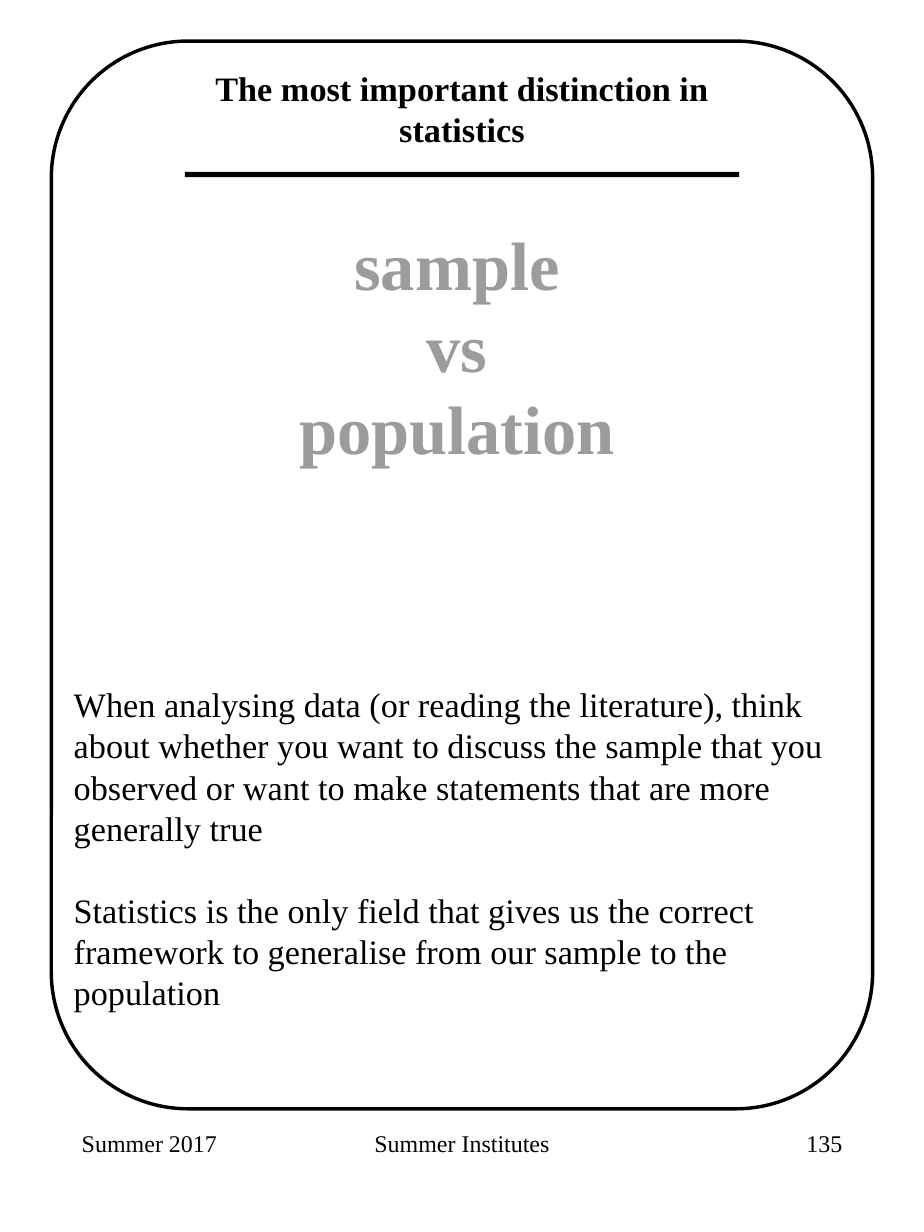
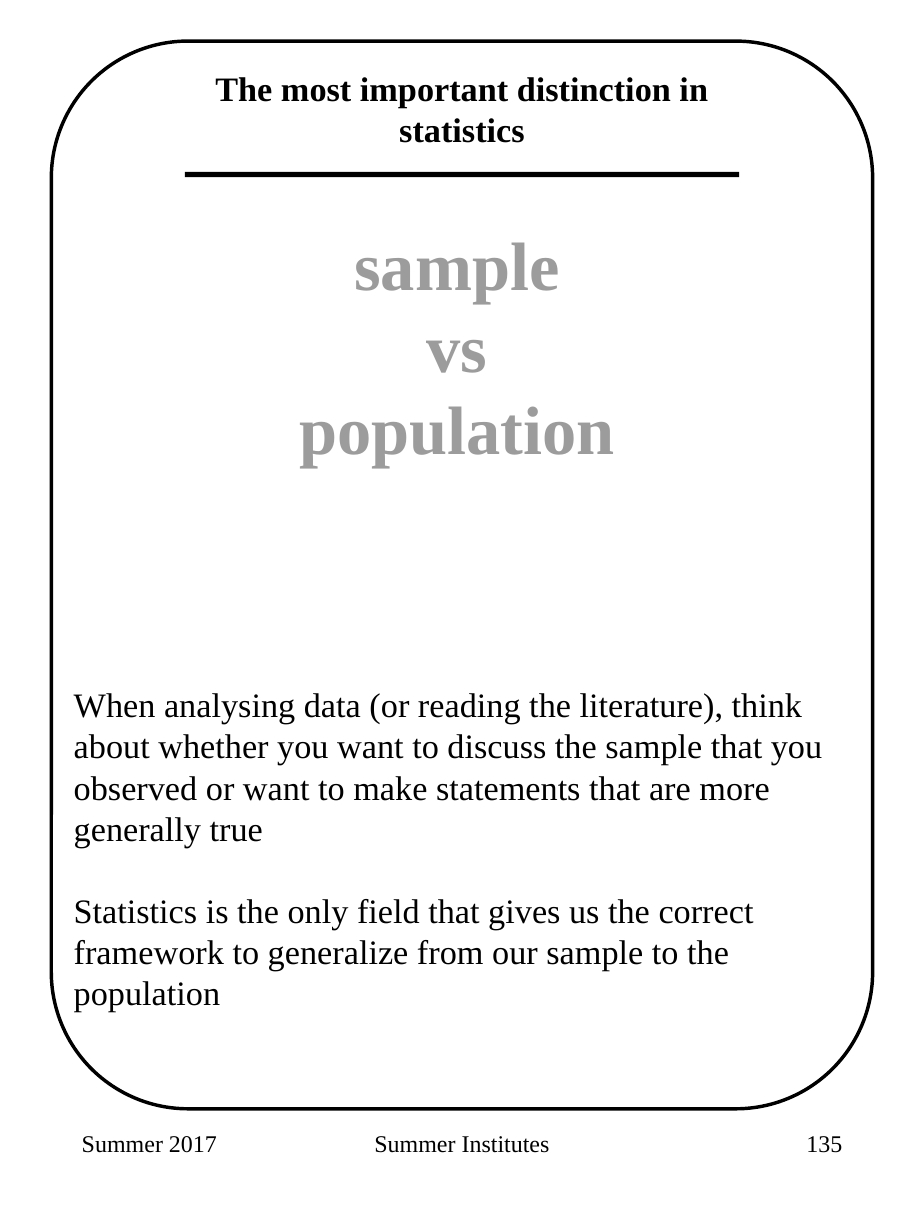
Before and after one commit to adw96/summer-institutes, a slide deck: slide 2 of 2018_sisg_1_5.pptx. Drawn at 924x1232 pixels with LibreOffice and Linux fonts; fonts in the diff are those of the drawing. Boxes give left, top, right and bottom in pixels: in the first picture for what was removed or moved away, otherwise in the second. Text is boxed around its words. In the diff, an @@ line names an element or a change of style, - is before the commit and + after.

Commit message:
end day 1 slide updates

```diff
--- a/2018_sisg_1_5.pptx
+++ b/2018_sisg_1_5.pptx
@@ text at bbox=[74, 899, 754, 1012]: text changed @@
-Statistics is the only field that gives us the correct framework to generalise from our sample to the population
+Statistics is the only field that gives us the correct framework to generalize from our sample to the population
```
Also in this commit, not shown: 4 other slides changed, 4 slides added, 5 other files.
